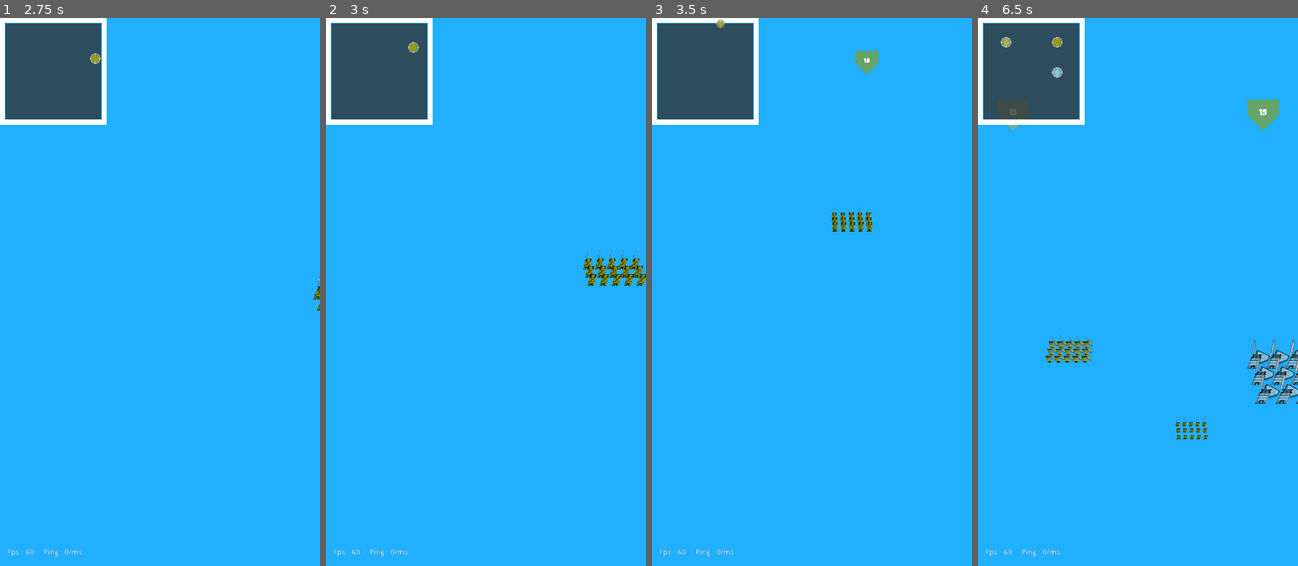
Above: before the commit, frames 1-4 (left to right).
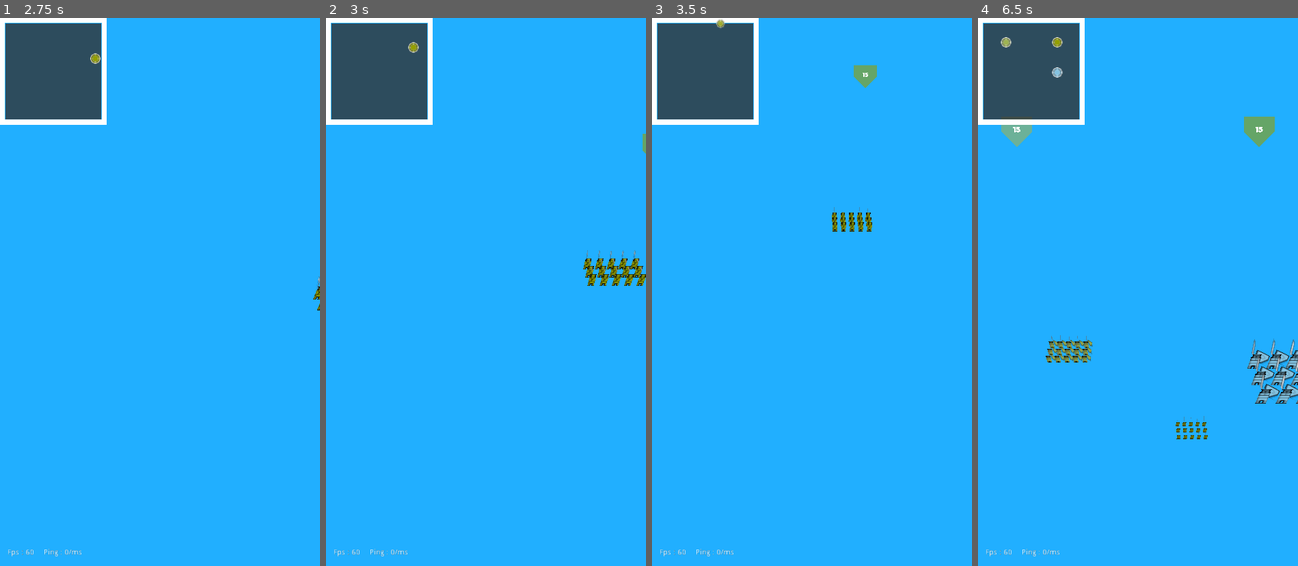
Above: after the commit, the same moments.

Repository: renosyah/nation-conquest
Game: Godot game, scene res://gameplay/mp/host/host.tscn
Same seed, same stepped clock (60 frames per second), same inputs: the game is played once before the commit and once after it. This scene is started directly instead of the project's main scene. Sound files missing from this copy of the repository are replaced by a short silence.
Inputs (mouse positions are in pixels of both pictures, inside the frame that each line leads up to):
- Up to frame 1 (2.75 s): tap Enter at 0.5 s; move the mouse to (230, 264) at 0.52 s; click (230, 264) at 0.67 s; drag from (96, 319) to (144, 401) at 1.27 s; tap Space at 2 s; move the mouse to (192, 171) at 2.02 s; click (192, 171) at 2.17 s
- Up to frame 2 (3 s): drag from (470, 401) to (390, 209) at 2.77 s
- Up to frame 3 (3.5 s): no input
- Up to frame 4 (6.5 s): move the mouse to (1234, 374) at 3.52 s; click (1234, 374) at 3.67 s; drag from (1042, 209) to (1090, 155) at 4.27 s; move the mouse to (1154, 292) at 5.02 s; click (1154, 292) at 5.17 s; drag from (1090, 155) to (1074, 319) at 5.77 s

Frame 1 is identical in both runs. In frame 2, less than 0.1% of the frame differs, in the area x 98-100%, y 21-25%; in frame 3, 0.4%; in frame 4, 0.9%, in the area x 7-95%, y 14-24%.
Error in both runs: Invalid get index 'seed' (on base: 'Dictionary'). (res://gameplay/mp/host/host.gd:37)

Commit message:
ajusting squad

Diff:
--- a/entity/squad/squad.gd
+++ b/entity/squad/squad.gd
@@ -12,7 +12,7 @@
 
 export var is_moving :bool = false
 export var move_to :Vector3
-export var margin :float = 1
+export var margin :float = 0.3
 
 export var formation_space :int = 1
 
@@ -62,7 +62,7 @@
 		_unit.translation = formations[pos] + Vector3(0, 2, 0)
 		_units.append(_unit)
 
-		_speed = (_unit.speed + 1)
+		_speed = _unit.speed
 		spotting_range = _unit.spotting_range
 		pos += 1
 
@@ -236,7 +236,7 @@
 
 		if is_moving:
 			var _unit_pos :Vector3 = _unit.global_transform.origin
-			if _unit_pos.distance_squared_to(_unit_formation_pos) > 8.0:
+			if _unit_pos.distance_squared_to(_unit_formation_pos) > 4.0:
 				_unit.is_attacking = false
 				_unit.attack_to = null
 				_unit.is_moving = true
--- a/entity/squad/squad.tscn
+++ b/entity/squad/squad.tscn
@@ -8,8 +8,8 @@
 [ext_resource path="res://entity/squad/banner_outline.obj" type="ArrayMesh" id=6]
 
 [sub_resource type="CapsuleShape" id=8]
-radius = 1.58073
-height = 0.901035
+radius = 0.742018
+height = 0.406574
 
 [sub_resource type="ConvexPolygonShape" id=7]
 points = PoolVector3Array( -1.00629, -0.0124112, -0.0162893, 1.00629, 1.00629, 0.0214465, 1.00629, -0.0124112, 0.021446 …(225 unchanged characters)…
@@ -51,13 +51,13 @@
 shape = SubResource( 8 )
 
 [node name="CollisionShape2" type="CollisionShape" parent="."]
-transform = Transform( 2, 0, 0, 0, 1.25517, 1.5571, 0, -1.5571, 1.25517, 0, 4, 0 )
+transform = Transform( 1.13162, 0, 0, 0, 0.674199, 0.836378, 0, -0.96984, 0.781783, 0, 2.90755, 0 )
 shape = SubResource( 7 )
 
 [node name="input_detection" parent="." instance=ExtResource( 2 )]
 
 [node name="banner" type="Spatial" parent="."]
-transform = Transform( 2, 0, 0, 0, 2, 0, 0, 0, 2, 0, 4, 0 )
+transform = Transform( 2, 0, 0, 0, 2, 0, 0, 0, 2, 0, 2.90755, 0 )
 
 [node name="unit_count" type="MeshInstance" parent="banner"]
 generate_lightmap = false
--- a/gameplay/mp/host/host.gd
+++ b/gameplay/mp/host/host.gd
@@ -17,14 +17,14 @@
 onready var tap = $tap
 
 func on_map_click(_pos :Vector3):
-	tap.translation = _pos
-	tap.tap()
-
 	if not is_instance_valid(squad):
 		return
 
 	squad.is_moving = true
 	squad.move_to = _pos
+
+	tap.translation = _pos
+	tap.tap()
 
 func _on_squad_selected(_squad):
 	if is_instance_valid(squad):
